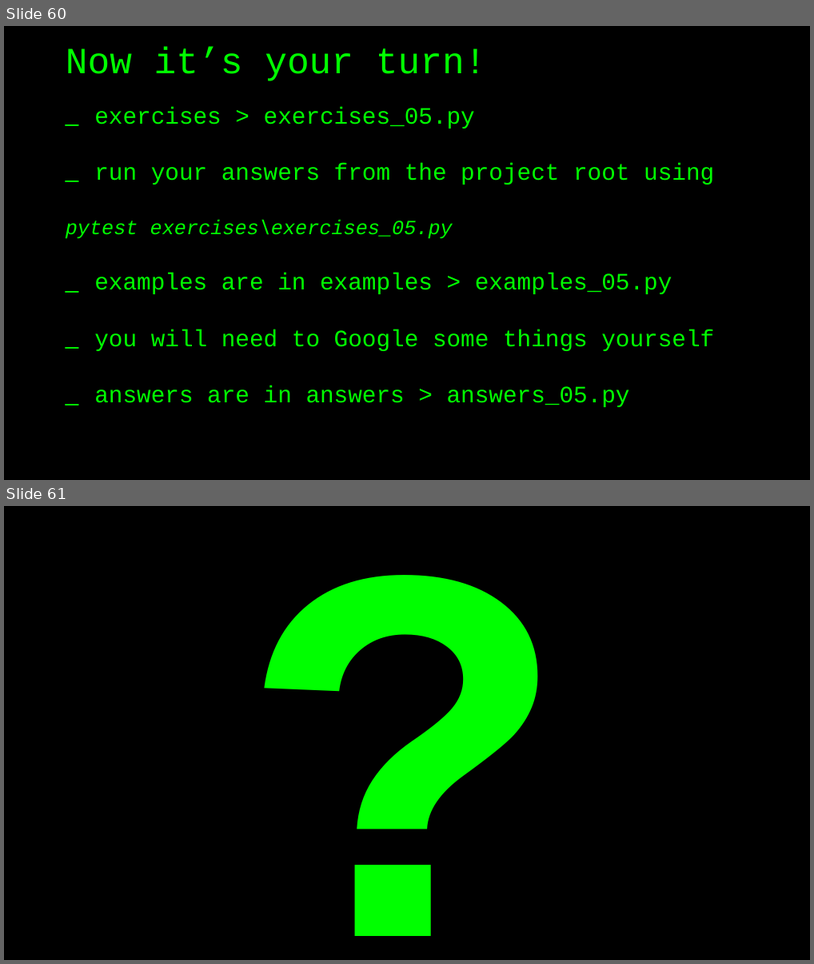
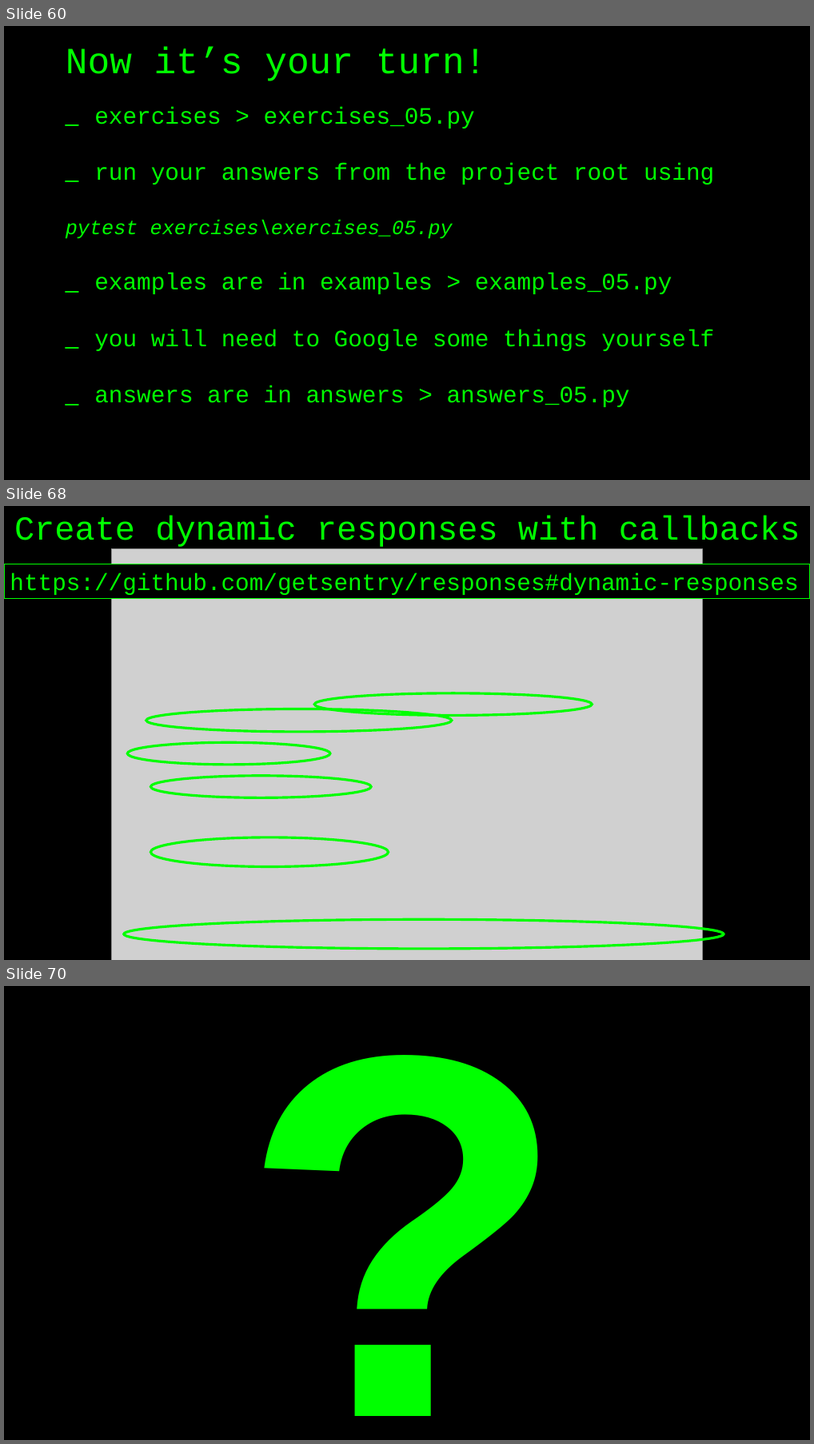
Before and after one commit to basdijkstra/requests-workshop, a slide deck: python-requests-workshop.pptx. Shown one above the other, each under a label of ours: slides 60 and 61 before the commit, slides 60, 68 and 70 after it; the slides between them are not shown. The pictures are 814x964 and 814x1444 pixels, drawn with LibreOffice and Linux fonts; fonts in the diff are those of the drawing; grey boxes stand for pictures. Boxes give left, top, right and bottom in pixels: in the first picture for what was removed or moved away, otherwise in the second. Text is boxed around its words. In the diff, an @@ line names an element or a change of style, - is before the commit and + after.

Commit message:
Dependency version bumps and new exercise series on mocking with responses

```diff
--- a/python-requests-workshop.pptx
+++ b/python-requests-workshop.pptx
@@ slide 68 added at (4,506,810,960), background #000000 @@
@@ title added at (14,515,801,549), 40 pt, text #00FF00 @@
+Create dynamic responses with callbacks
@@ picture added at (112,549,703,960) @@
@@ rectangle added at (4,564,810,599), fill #000000, outline #00FF00 0.75 pt, 28 pt, text #00FF00 @@
+https://github.com/getsentry/responses#dynamic-responses
@@ ellipse added at (315,693,593,715), outline #00FF00 3 pt @@
@@ ellipse added at (146,708,452,732), outline #00FF00 3 pt @@
@@ ellipse added at (127,743,330,764), outline #00FF00 3 pt @@
@@ ellipse added at (151,776,372,797), outline #00FF00 3 pt @@
@@ ellipse added at (151,837,389,866), outline #00FF00 3 pt @@
@@ ellipse added at (124,919,724,948), outline #00FF00 3 pt @@
@@ what was slide 61 is now slide 70 @@
```
Also in this commit, not shown: 8 other slides added, 6 other files.
